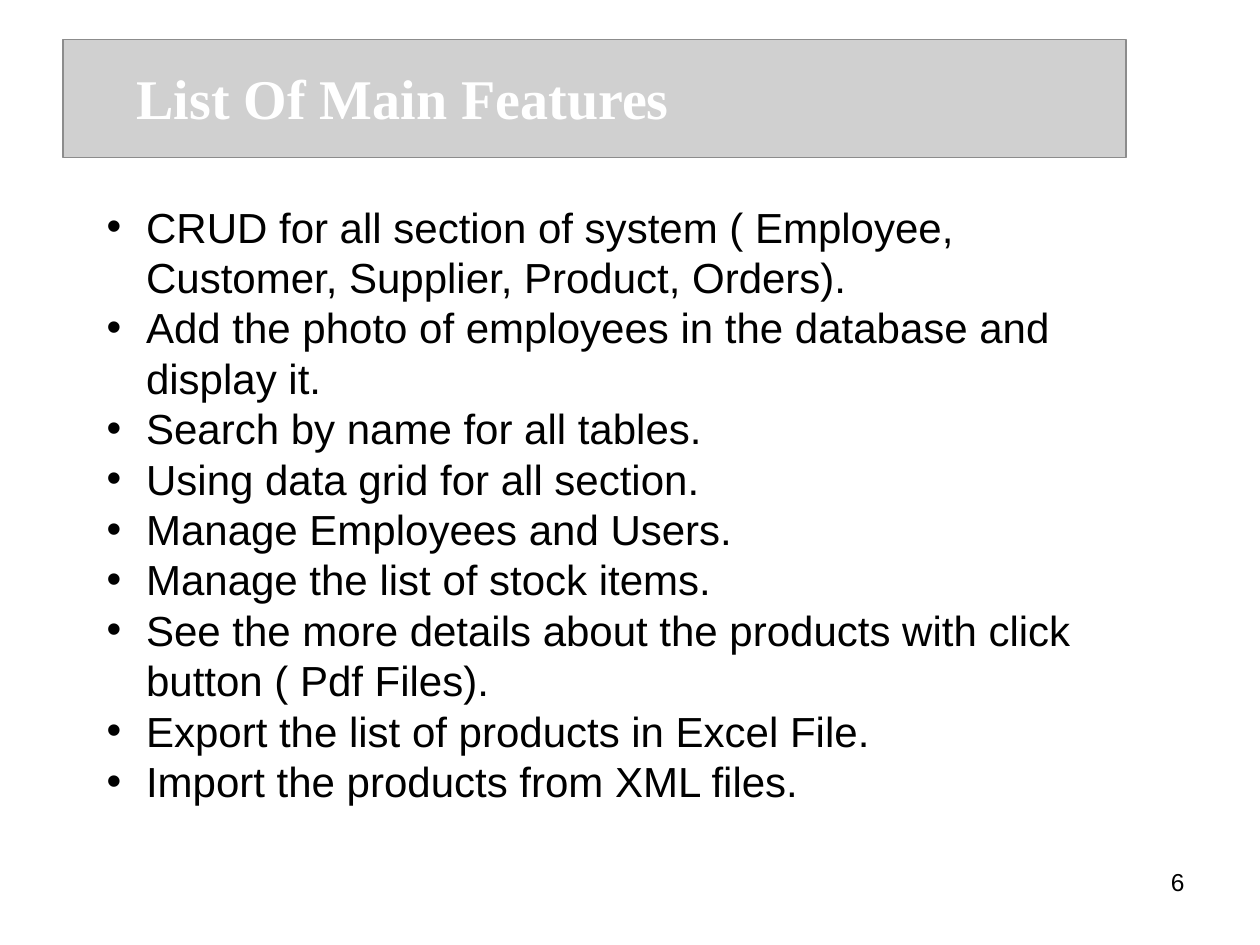
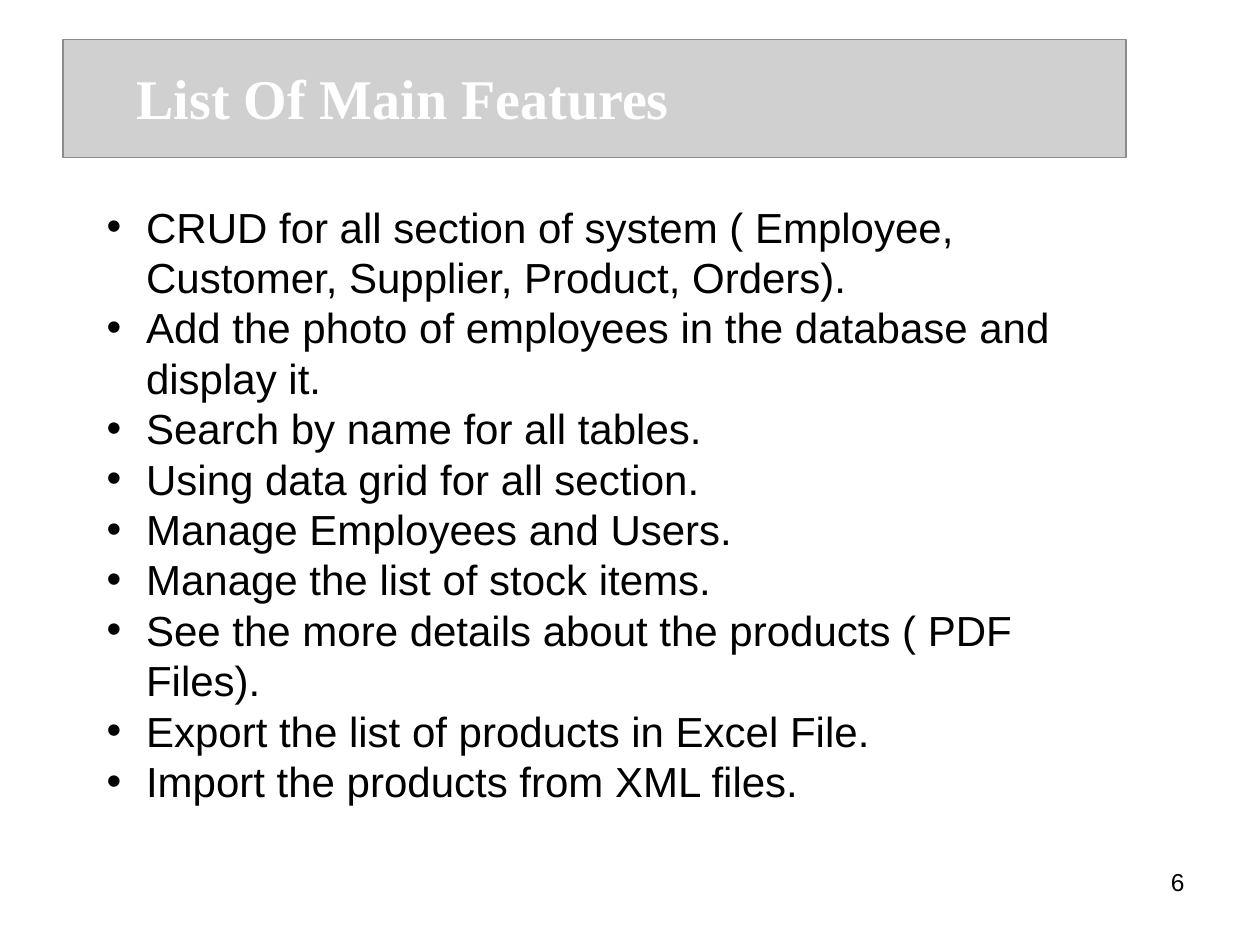
Before and after one commit to MhiraHANA/ipd10-dotnet-project-sales-management, a slide deck: slide 6 of SMS.ppt. Drawn at 1260x945 pixels with LibreOffice and Linux fonts; fonts in the diff are those of the drawing; grey boxes stand for pictures. Boxes give left, top, right and bottom in pixels: in the first picture for what was removed or moved away, otherwise in the second. Text is boxed around its words. In the diff, an @@ line names an element or a change of style, - is before the commit and + after.

Commit message:
** Presentation

```diff
--- a/SMS.ppt
+++ b/SMS.ppt
@@ text at (146,615,1012,705): text changed @@
-• See the more details about the products with click button ( Pdf Files).
+• See the more details about the products ( PDF Files).
```
Also in this commit, not shown: 6 other slides changed, 1 slide added, 1 slide removed, 4 other files.
